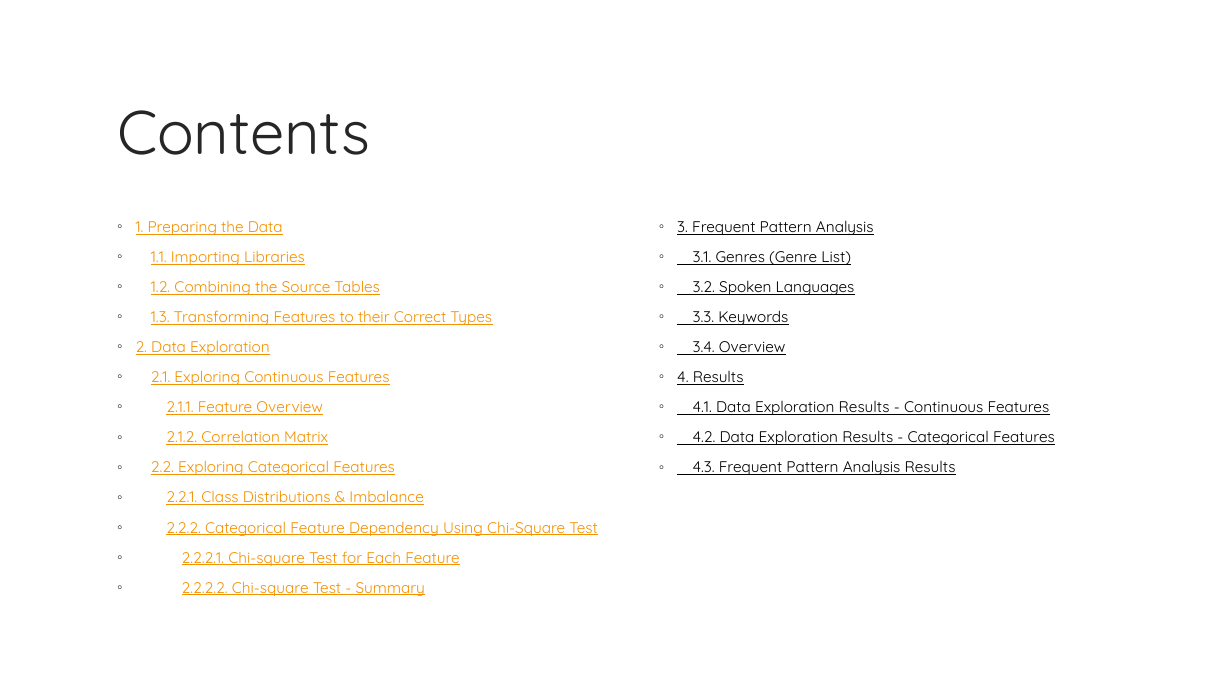
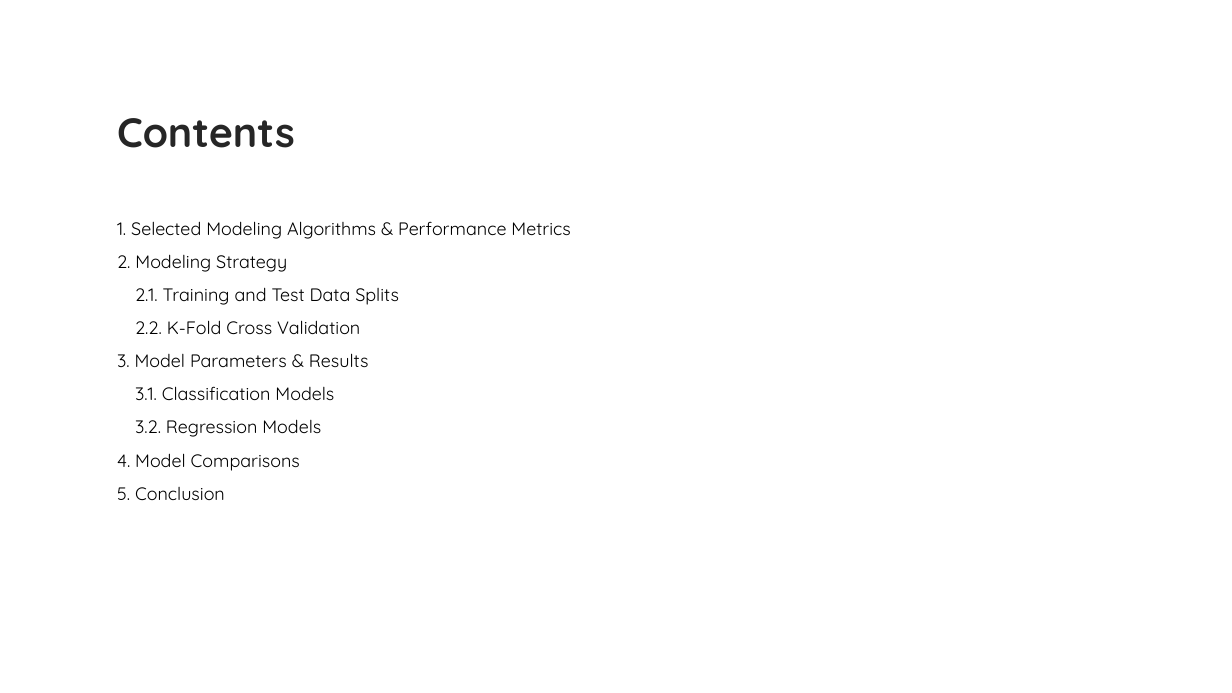
Before and after one commit to oguzhanakan0/comp541, a slide deck: slide 2 of reports/group-6-assignment-6.pptx. Drawn at 1232x693 pixels with LibreOffice and Linux fonts; fonts in the diff are those of the drawing. Boxes give left, top, right and bottom in pixels: in the first picture for what was removed or moved away, otherwise in the second. Text is boxed around its words. In the diff, an @@ line names an element or a change of style, - is before the commit and + after.

```diff
--- a/reports/group-6-assignment-6.pptx
+++ b/reports/group-6-assignment-6.pptx
@@ title "Contents" at bbox=[117, 118, 295, 148]: size 48 to 32 pt, bold on @@
@@ text at bbox=[117, 221, 570, 500]: text changed; size 12 to 14 pt; text colour #F49100 to #000000 @@
-◦ 1. Preparing the Data
-◦ 1.1. Importing Libraries
-◦ 1.2. Combining the Source Tables
-◦ 1.3. Transforming Features to their Correct Types
-◦ 2. Data Exploration
-◦ 2.1. Exploring Continuous Features
-◦ 2.1.1. Feature Overview
-◦ 2.1.2. Correlation Matrix
-◦ 2.2. Exploring Categorical Features
-◦ 2.2.1. Class Distributions & Imbalance
-◦ 2.2.2. Categorical Feature Dependency Using Chi-Square Test
-◦ 2.2.2.1. Chi-square Test for Each Feature
-◦ 2.2.2.2. Chi-square Test - Summary
+1. Selected Modeling Algorithms & Performance Metrics
+2. Modeling Strategy
+2.1. Training and Test Data Splits
+2.2. K-Fold Cross Validation
+3. Model Parameters & Results
+3.1. Classification Models
+3.2. Regression Models
+4. Model Comparisons
+5. Conclusion
@@ text removed at bbox=[677, 220, 1055, 475] @@
-◦ 3. Frequent Pattern Analysis
-◦ 3.1. Genres (Genre List)
-◦ 3.2. Spoken Languages
-◦ 3.3. Keywords
-◦ 3.4. Overview
-◦ 4. Results
-◦ 4.1. Data Exploration Results - Continuous Features
-◦ 4.2. Data Exploration Results - Categorical Features
-◦ 4.3. Frequent Pattern Analysis Results
```
Also in this commit, not shown: 1 other slide changed, 17 slides added, 27 slides removed, 13 other files.
